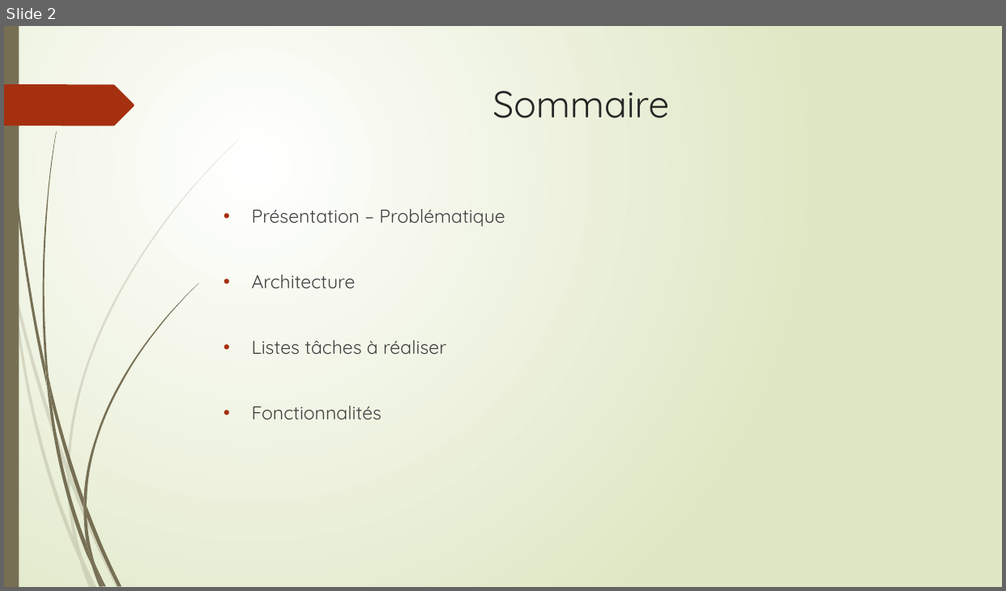
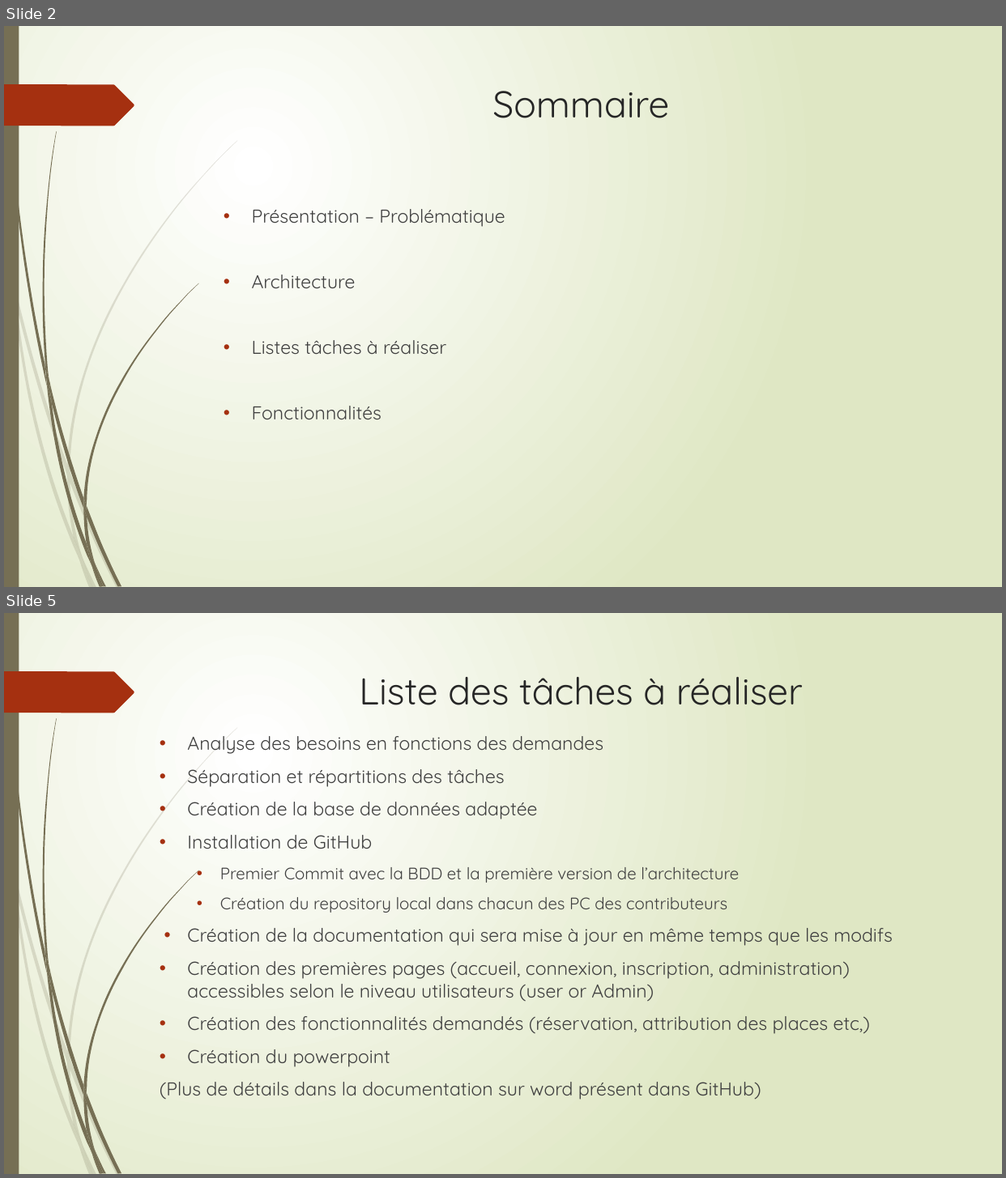
Before and after one commit to Eight-sama/Projet-Parking, a slide deck: web/PPE Projet Parking.pptx. Shown one above the other, each under a label of ours: slide 2 before the commit, slides 2 and 5 after it; the slides between them are not shown. The pictures are 1006x591 and 1006x1178 pixels, drawn with LibreOffice and Linux fonts; fonts in the diff are those of the drawing. Boxes give left, top, right and bottom in pixels: in the first picture for what was removed or moved away, otherwise in the second. Text is boxed around its words. In the diff, an @@ line names an element or a change of style, - is before the commit and + after.

```diff
--- a/web/PPE Projet Parking.pptx
+++ b/web/PPE Projet Parking.pptx
@@ slide 5 added at bbox=[4, 613, 1002, 1174], background gradient #FFFFFF to #DFE8C4; not listed: 24 template elements that a slide beside it also shows @@
@@ title added at bbox=[359, 677, 803, 705], 36 pt, text #262626 @@
+Liste des tâches à réaliser
@@ text added at bbox=[160, 736, 893, 1100], 18 pt, text #404040 @@
+• Analyse des besoins en fonctions des demandes
+• Séparation et répartitions des tâches
+• Création de la base de données adaptée
+• Installation de GitHub
+  • Premier Commit avec la BDD et la première version de l’architecture
+  • Création du repository local dans chacun des PC des contributeurs
+• Création de la documentation qui sera mise à jour en même temps que les modifs
+• Création des premières pages (accueil, connexion, inscription, administration) accessibles selon le niveau utilisateurs (user or Admin)
+• Création des fonctionnalités demandés (réservation, attribution des places etc,)
+• Création du powerpoint
+(Plus de détails dans la documentation sur word présent dans GitHub)
```
Also in this commit, not shown: 1 slide changed, 2 other slides added, 1 other file.
